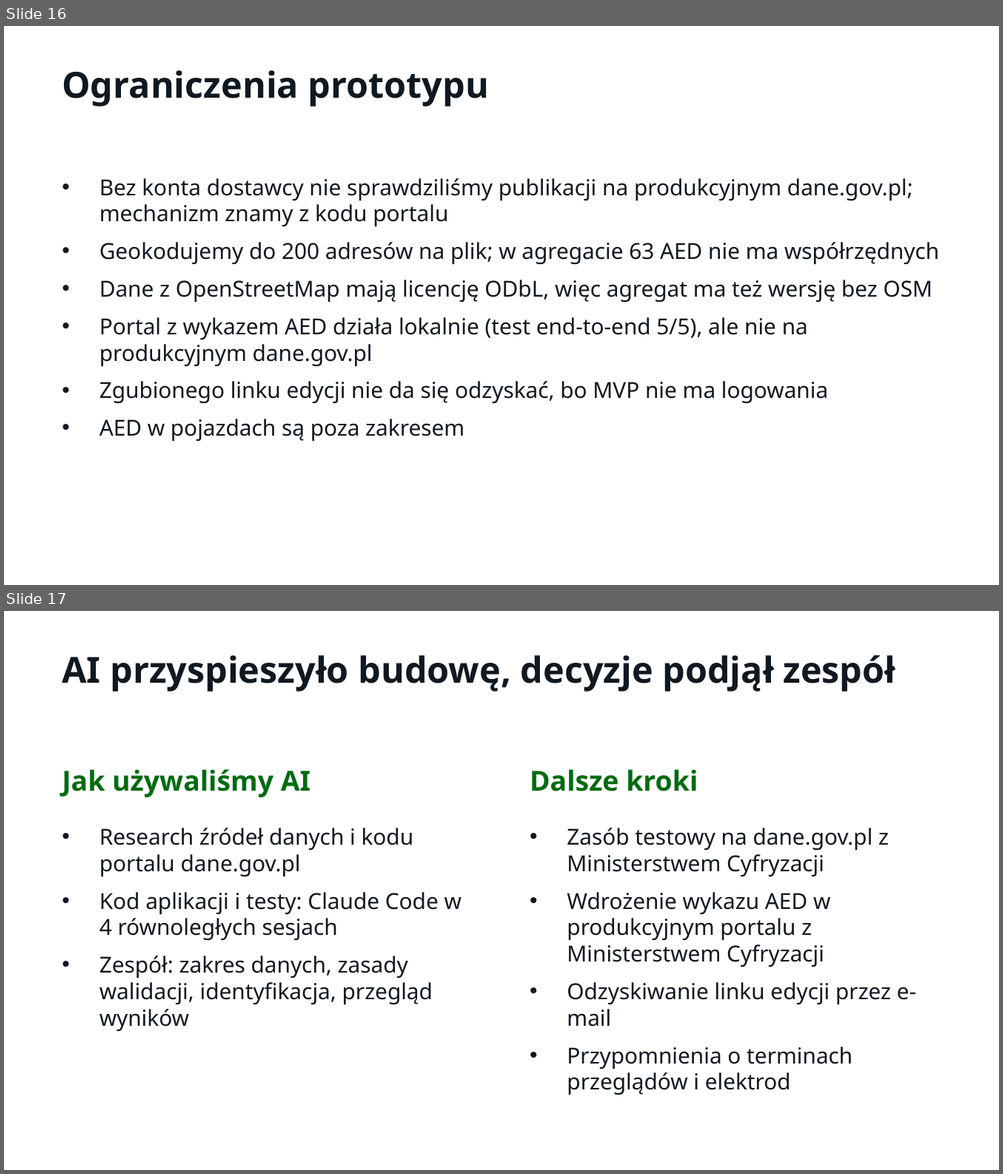
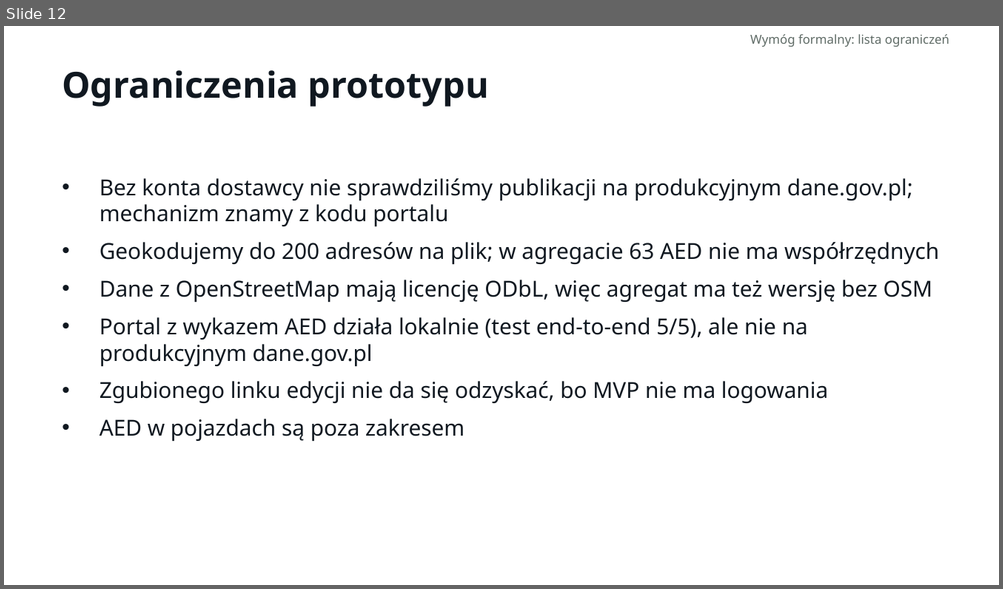
Before and after one commit to LastMinuteGameStudio/hacknation, a slide deck: prezentacja/AEDane – Misja AED (HackNation 2026).pptx. Shown one above the other, each under a label of ours: slides 16 and 17 before the commit, slide 12 after it. The pictures are 1003x1174 and 1003x589 pixels, drawn with LibreOffice and Linux fonts; fonts in the diff are those of the drawing. Boxes give left, top, right and bottom in pixels: in the first picture for what was removed or moved away, otherwise in the second. Text is boxed around its words. In the diff, an @@ line names an element or a change of style, - is before the commit and + after.

```diff
--- a/prezentacja/AEDane – Misja AED (HackNation 2026).pptx
+++ b/prezentacja/AEDane – Misja AED (HackNation 2026).pptx
@@ slide 17 removed at box(4, 611, 999, 1170), background #FFFFFF @@
@@ text removed at box(62, 655, 895, 692) @@
-AI przyspieszyło budowę, decyzje podjął zespół
@@ text removed at box(62, 769, 310, 797) @@
-Jak używaliśmy AI
@@ text removed at box(529, 769, 697, 792) @@
-Dalsze kroki
@@ text removed at box(99, 828, 461, 1031) @@
-• Research źródeł danych i kodu portalu dane.gov.pl
-• Kod aplikacji i testy: Claude Code w 4 równoległych sesjach
-• Zespół: zakres danych, zasady walidacji, identyfikacja, przegląd wyników
@@ text removed at box(566, 828, 916, 1096) @@
-• Zasób testowy na dane.gov.pl z Ministerstwem Cyfryzacji
-• Wdrożenie wykazu AED w produkcyjnym portalu z Ministerstwem Cyfryzacji
-• Odzyskiwanie linku edycji przez e-mail
-• Przypomnienia o terminach przeglądów i elektrod
@@ what was slide 16 is now slide 12 @@
@@ slide 12 changed as well @@
@@ text added at box(750, 34, 949, 47), 9 pt, text #5F6B66 @@
+Wymóg formalny: lista ograniczeń
```
Also in this commit, not shown: 11 other slides changed, 4 other slides removed.
